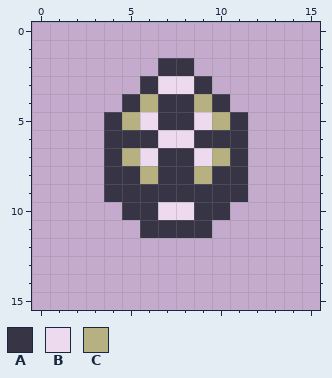
File history of a pixel-art file, Assets/Sprites/Items/sorcery_icon.aseprite. The picture above is the old version.
16x16 pixels, 1 frame.
Palette (. is transparent): A #373545  B #eddaee  C #b7b080
Pixels before, first column x 4:
 2 ...AA...
 3 ..ABBA..
 4 .ACAACA.
 5 ACBAABCA
 6 AAABBAAA
 7 ACBAABCA
 8 AACAACAA
 9 AAAAAAAA
10 .AABBAA.
11 ..AAAA..
After:
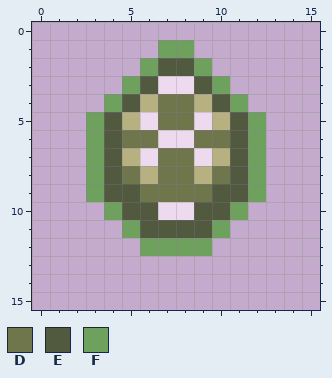
Colours new in this view: D #70764c  E #515a3f  F #6fa15e
The exact change:
layer "Layer" now shown
layer "Golden" added
Changed rows in their new state; - is an unchanged pixel.
Layers "Golden", "Layer":
first column x 3:
 1 ----FF----
 2 ---FEEF---
 3 --FE--EF--
 4 -FE-DD-EF-
 5 FE--DD--EF
 6 FEDD--DDEF
 7 FE--DD--EF
 8 FED-DD-DEF
 9 FEEDDDDEEF
10 -FEE--EEF-
11 --FEEEEF--
12 ---FFFF---
